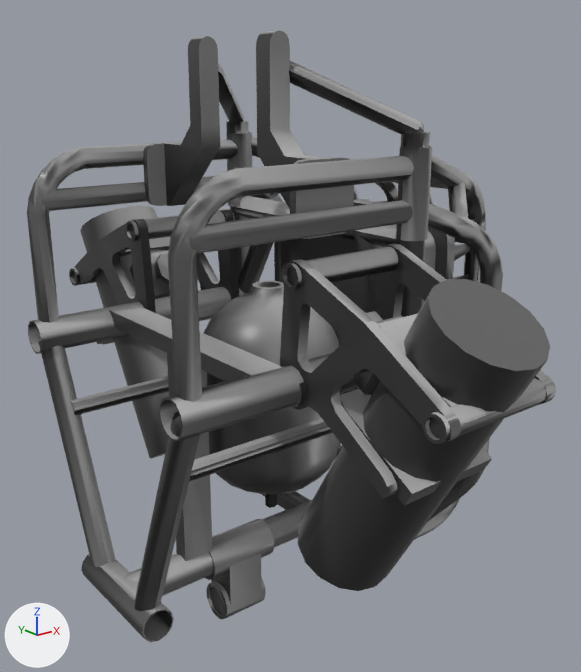
Renders of the COLLADA model models/drc_robot/meshes/utorso.dae from each side of a commit.
The view is the same before and after, from a 50 mm camera at (-0.334, -0.493, 0.415) aimed at (0.055, -0.006, 0.221). The lights are fixed; the arrows at lower left show +X, +Y and +Z. Where no turn or scale is listed for an object, it has been applied to the vertices. Vertices at the same position are counted once.

Objects in the first picture: 'p26059', 'p26271_1', 'p26483_1', 'p29075', 'p33230', 'p33246', 'p33274_1', 'p33764', 'p34446', 'p34448_1'.
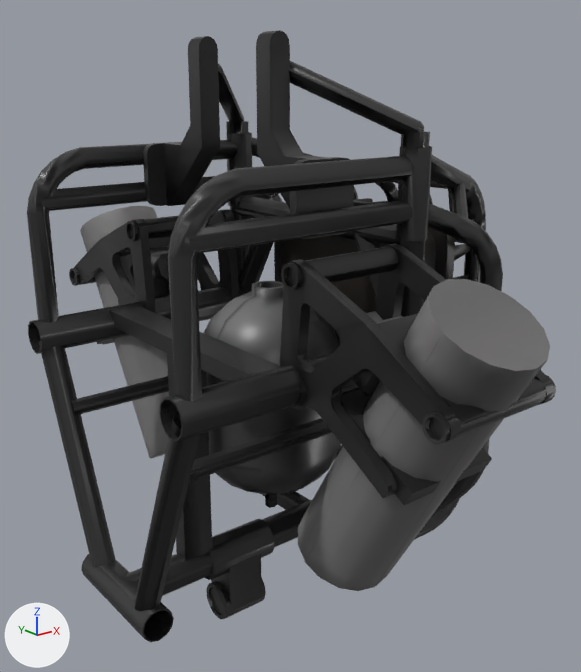
Where the change shows, as pixel boxes [x1, y1, x2, y2] in the pictures (581 x 672 px):
'p33246', surface changed, recoloured (grey to black): [27, 36, 555, 567] in both
'p29075', surface changed, recoloured (grey to black): [86, 30, 556, 642] in both
'p34448_1', surface changed, recoloured (black to grey): [298, 279, 542, 591] in both
'p33764', surface changed, recoloured (grey to black): [28, 121, 359, 567] in both
'p33274_1', surface changed, recoloured (grey to black): [69, 209, 239, 321] in both
'p34446', surface changed, recoloured: [80, 206, 169, 458] in both
'p26059', surface changed, recoloured (grey to black): [205, 519, 274, 580] in both
'p26483_1', surface changed, recoloured (grey to black): [211, 553, 262, 605] in both
'p26271_1', surface changed, recoloured (grey to black): [206, 577, 266, 618] in both
'p33230', surface changed (black to grey): [304, 340, 439, 577] in both
'p34478', surface changed: [152, 453, 165, 458] in both

Edits to the bpy script that builds the scene:
```text
Add img_atlas_drc_1_png:
    img_atlas_drc_1_png = load_image('atlas_DRC_1.png', '../materials/textures/atlas_DRC_1.png', 2048, 2048, 'sRGB')
Add img_atlas_drc_dark_1_png:
    img_atlas_drc_dark_1_png = load_image('atlas_DRC_dark_1.png', '../materials/textures/atlas_DRC_dark_1.png', 2048, 2048, 'sRGB')
Change mat_atlas_drc_dark_1:
    remove n2 = _N.new('ShaderNodeVertexColor'); n2.name = 'Color Attribute'
    remove n2.layer_name = 'Col'
    add n3 = _N.new('ShaderNodeTexImage'); n3.name = 'Image Texture'
    add n3.image = img_atlas_drc_dark_1_png
    where n0 = _N.new('ShaderNodeBsdfPrincipled'); n0.name = 'Principled BSDF'
    remove _L.new(n2.outputs[0], n0.inputs[0])  # 'Color' to 'Base Color'
    add _L.new(n3.outputs[0], n0.inputs[0])  # 'Color' to 'Base Color'
Change mat_atlas_drc_1:
    remove n2 = _N.new('ShaderNodeVertexColor'); n2.name = 'Color Attribute'
    remove n2.layer_name = 'Col'
    add n3 = _N.new('ShaderNodeTexImage'); n3.name = 'Image Texture'
    add n3.image = img_atlas_drc_1_png
    where n0 = _N.new('ShaderNodeBsdfPrincipled'); n0.name = 'Principled BSDF'
    remove _L.new(n2.outputs[0], n0.inputs[0])  # 'Color' to 'Base Color'
    add _L.new(n3.outputs[0], n0.inputs[0])  # 'Color' to 'Base Color'
Change me_p29075mesh:
    where me_p29075mesh.from_pydata(...)  # 1102 vertices, 1922 faces; spans x -0.115..0.204, y -0.238..0.24, z 0.031..0.448
    used by ob_p29075; location = (0.0, 0.0, 0.0)
    me_p29075mesh part 1: vertex colours changed
Change me_p33246mesh:
    where me_p33246mesh.from_pydata(...)  # 2459 vertices, 4542 faces; spans x -0.11..0.203, y -0.238..0.166, z 0.036..0.448
    used by ob_p33246; location = (0.0, 0.0, 0.0)
    me_p33246mesh part 2: vertex colours changed
Change me_p34446mesh:
    where me_p34446mesh.from_pydata(...)  # 32 vertices, 32 faces; spans x -0.014..0.061, y 0.077..0.256, z 0.071..0.306
    used by ob_p34446; location = (0.0, 0.0, 0.0)
    me_p34446mesh part 3: vertex colours changed
Change me_p33764mesh:
    where me_p33764mesh.from_pydata(...)  # 743 vertices, 1232 faces; spans x -0.114..0.204, y -0.132..0.196, z 0.049..0.384
    used by ob_p33764; location = (0.0, 0.0, 0.0)
    me_p33764mesh part 4: vertex colours changed
Change me_p26483_1mesh:
    where me_p26483_1mesh.from_pydata(...)  # 8 vertices, 12 faces; spans x -0.0159..0.016, y -0.0149..0.0136, z 0.0021..0.0444
    used by ob_p26483_1; location = (0.0, 0.0, 0.0)
    me_p26483_1mesh part 5: vertex colours changed
Change me_p26271_1mesh:
    where me_p26271_1mesh.from_pydata(...)  # 108 vertices, 212 faces; spans x -0.0197..0.0201, y -0.0151..0.016, z -0.0161..0.0155
    used by ob_p26271_1; location = (0.0, 0.0, 0.0)
    me_p26271_1mesh part 6: vertex colours changed
Change me_p26059mesh:
    where me_p26059mesh.from_pydata(...)  # 108 vertices, 212 faces; spans x -0.0304..0.0299, y -0.0151..0.016, z 0.0269..0.0585
    used by ob_p26059; location = (0.0, 0.0, 0.0)
    me_p26059mesh part 7: vertex colours changed
Change me_p33274_1mesh:
    where me_p33274_1mesh.from_pydata(...)  # 472 vertices, 886 faces; spans x -0.0256..0.0755, y 0.0902..0.2382, z 0.1785..0.3085
    used by ob_p33274_1; location = (0.0, 0.0, 0.0)
    me_p33274_1mesh part 8: vertex colours changed
Change me_p34448_1mesh:
    where me_p34448_1mesh.from_pydata(...)  # 32 vertices, 46 faces; spans x -0.014..0.061, y -0.256..-0.077, z 0.071..0.306
    used by ob_p34448_1; location = (0.0, 0.0, 0.0)
    me_p34448_1mesh part 9: vertex colours changed
```
